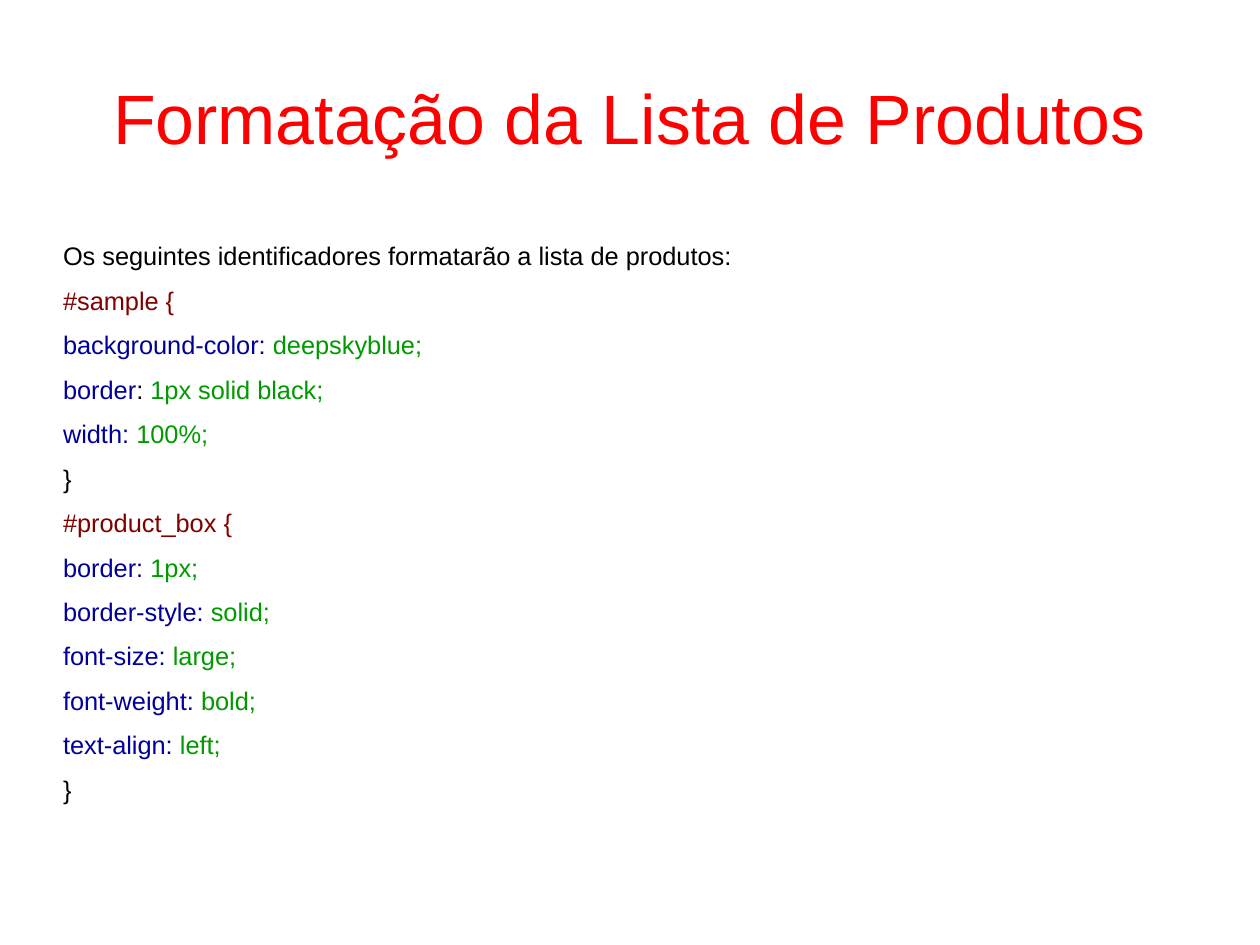
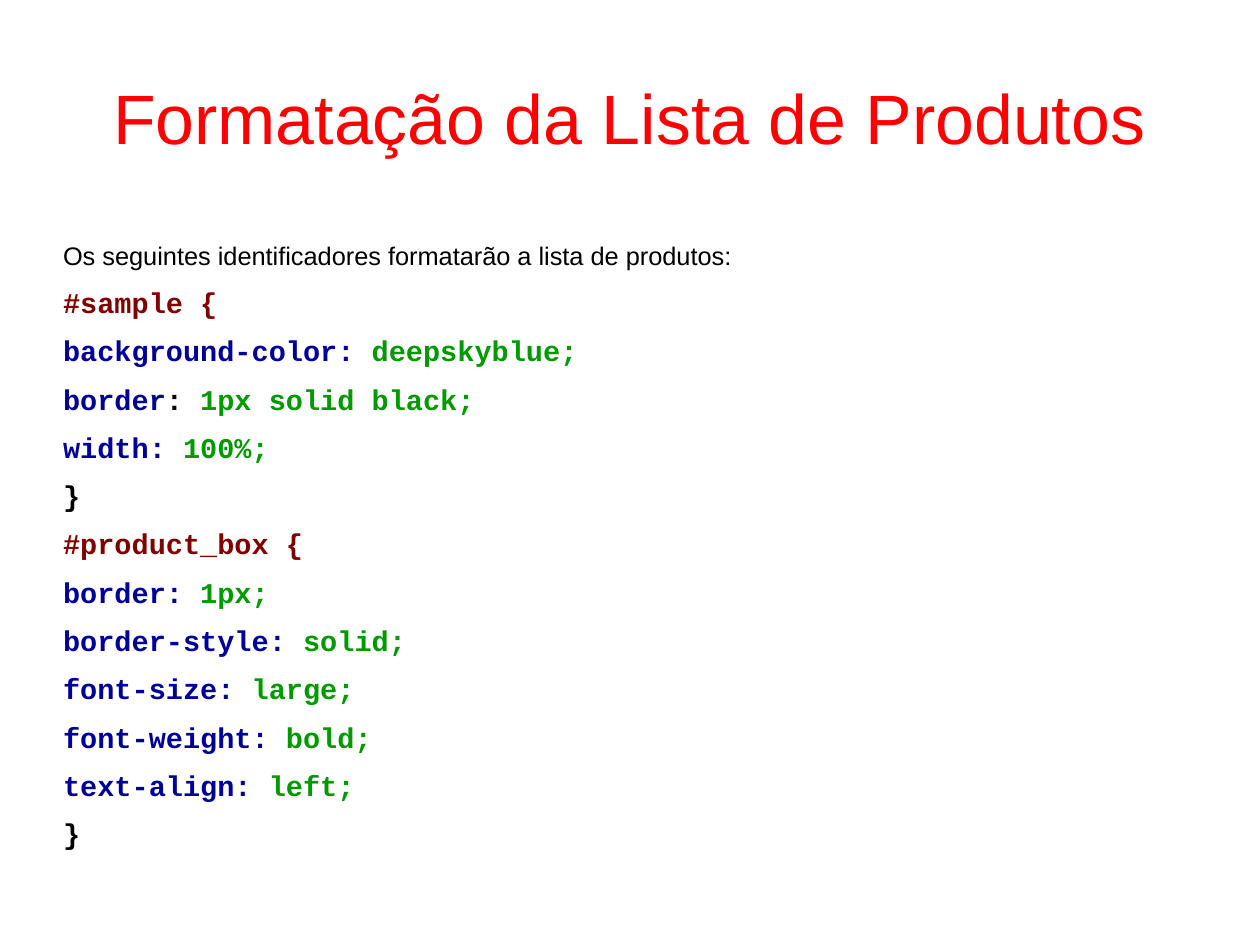
Before and after one commit to fgsl/lojasacme, a slide deck: slide 42 of docs/tutorial.odp. Drawn at 1260x945 pixels with LibreOffice and Linux fonts; fonts in the diff are those of the drawing. Boxes give left, top, right and bottom in pixels: in the first picture for what was removed or moved away, otherwise in the second. Text is boxed around its words. In the diff, an @@ line names an element or a change of style, - is before the commit and + after.

```diff
--- a/docs/tutorial.odp
+++ b/docs/tutorial.odp
@@ text at (x1=63, y1=293, x2=578, y2=802): size 16 to 18 pt, font Arial to Courier New, bold on in "#sample {", "background-color: deepskyblue;", "border: 1px solid black;", "width: 100%;" and 8 more places @@
```
Also in this commit, not shown: 19 other slides changed, 18 slides added.
